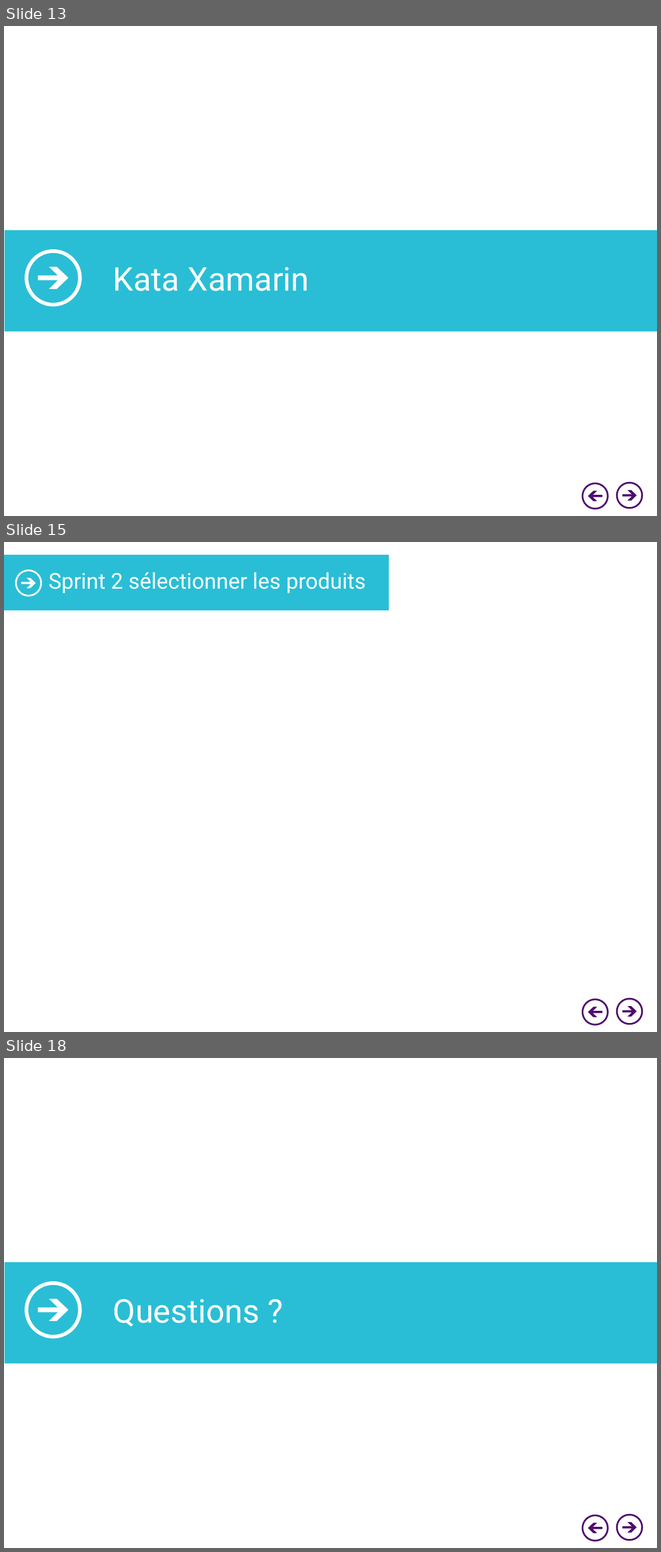
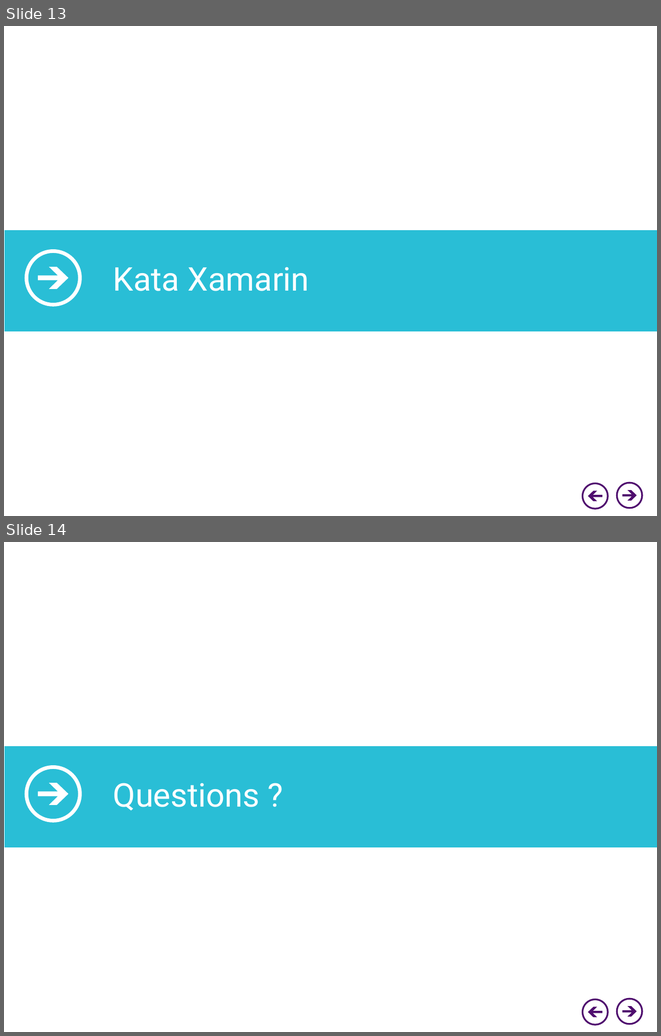
Before and after one commit to lnimong/prezxamarin, a slide deck: XamarinPrez.pptx. Shown one above the other, each under a label of ours: slides 13, 15 and 18 before the commit, slides 13 and 14 after it; the slides between them are not shown. The pictures are 661x1552 and 661x1036 pixels, drawn with LibreOffice and Linux fonts; fonts in the diff are those of the drawing; background and template pictures are left out. Boxes give left, top, right and bottom in pixels: in the first picture for what was removed or moved away, otherwise in the second. Text is boxed around its words. In the diff, an @@ line names an element or a change of style, - is before the commit and + after.

```diff
--- a/XamarinPrez.pptx
+++ b/XamarinPrez.pptx
@@ slide 15 removed at (x1=4, y1=542, x2=657, y2=1032), background #FFFFFF; not listed: 4 template elements that a slide beside it also shows @@
@@ rectangle removed at (x1=4, y1=555, x2=389, y2=610) @@
@@ freeform shape removed at (x1=15, y1=570, x2=42, y2=596) @@
@@ title removed at (x1=49, y1=572, x2=365, y2=593) @@
-Sprint 2 sélectionner les produits
@@ freeform shape removed at (x1=21, y1=578, x2=36, y2=588) @@
@@ what was slide 18 is now slide 14 @@
```
Also in this commit, not shown: 2 slides changed, 3 other slides removed.
